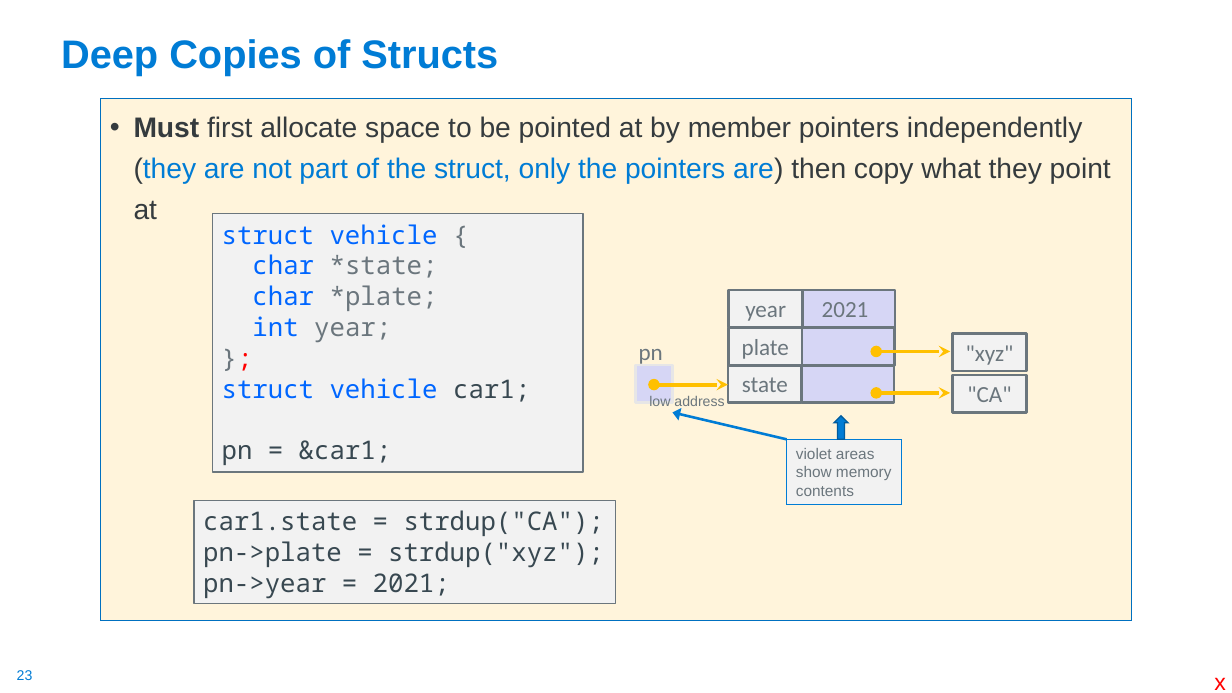
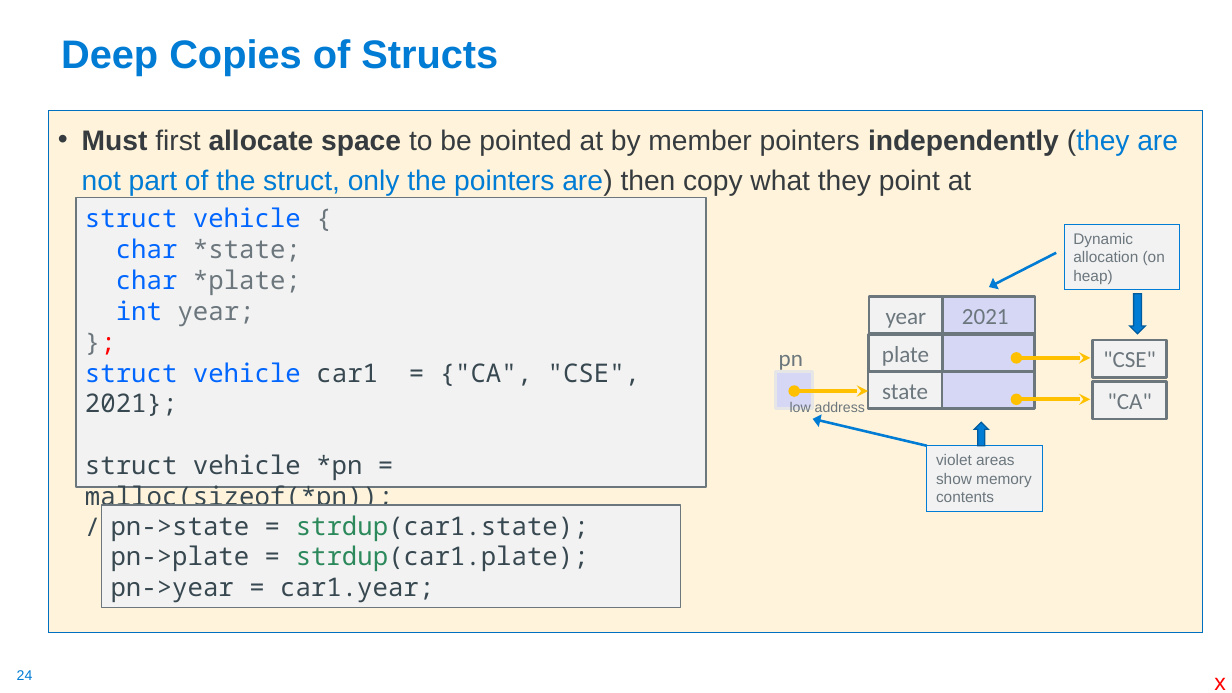
Before and after one commit to cse30-sp24/Muller-Slides, a slide deck: slide 24 of 03-C-Part3.pptx (slide 23 before the commit). Drawn at 1232x693 pixels with LibreOffice and Linux fonts; fonts in the diff are those of the drawing. Boxes give left, top, right and bottom in pixels: in the first picture for what was removed or moved away, otherwise in the second. Text is boxed around its words. In the diff, an @@ line names an element or a change of style, - is before the commit and + after.

```diff
--- a/03-C-Part3.pptx
+++ b/03-C-Part3.pptx
@@ text "Must first allocate space to ..." resized from (x1=101, y1=98, x2=1132, y2=620) to (x1=49, y1=111, x2=1202, y2=633) @@
@@ text "Must first allocate space to ..." at (x1=49, y1=111, x2=1202, y2=633): bold on in "allocate space independently" @@
@@ rectangle "struct vehicle {" resized from (x1=213, y1=213, x2=583, y2=471) to (x1=76, y1=198, x2=706, y2=487) @@
@@ rectangle added at (x1=1065, y1=225, x2=1180, y2=290), fill #F2F2F2, outline #007CD5 0.75 pt, 12 pt, text #6B767D @@
+Dynamic allocation (on heap)
@@ arrow added from (1056, 253) to (989, 287), #007CD5 2 pt @@
@@ up arrow added at (x1=1130, y1=294, x2=1146, y2=334), fill #007CD5, outline #005C9E 1 pt @@
@@ 10 rectangles, 3 texts, 3 double arrows, 1 arrow, 1 up arrow moved together from (x1=636, y1=290, x2=1027, y2=505) to (x1=776, y1=297, x2=1167, y2=511) @@
@@ text in rectangle at (x1=1103, y1=351, x2=1156, y2=367): text changed @@
-"xyz"
+"CSE"
@@ text in rectangle at (x1=85, y1=362, x2=655, y2=541): text changed @@
-struct vehicle car1;
-pn = &car1;
+struct vehicle car1 = {"CA", "CSE", 2021};
+struct vehicle *pn = malloc(sizeof(*pn));
+// check if malloc() failed not shown
@@ text in rectangle at (x1=85, y1=485, x2=589, y2=603): text changed @@
-car1.state = strdup("CA");
-pn->plate = strdup("xyz");
-pn->year = 2021;
+pn->state = strdup(car1.state);
+pn->plate = strdup(car1.plate);
+pn->year = car1.year;
@@ rectangle "pn->state = strdup(car1.state);" resized from (x1=194, y1=501, x2=616, y2=604) to (x1=102, y1=505, x2=680, y2=607) @@
@@ page number at (x1=17, y1=670, x2=33, y2=680): text changed @@
-23
+24
```
Also in this commit, not shown: 9 other slides changed, 2 other files.
